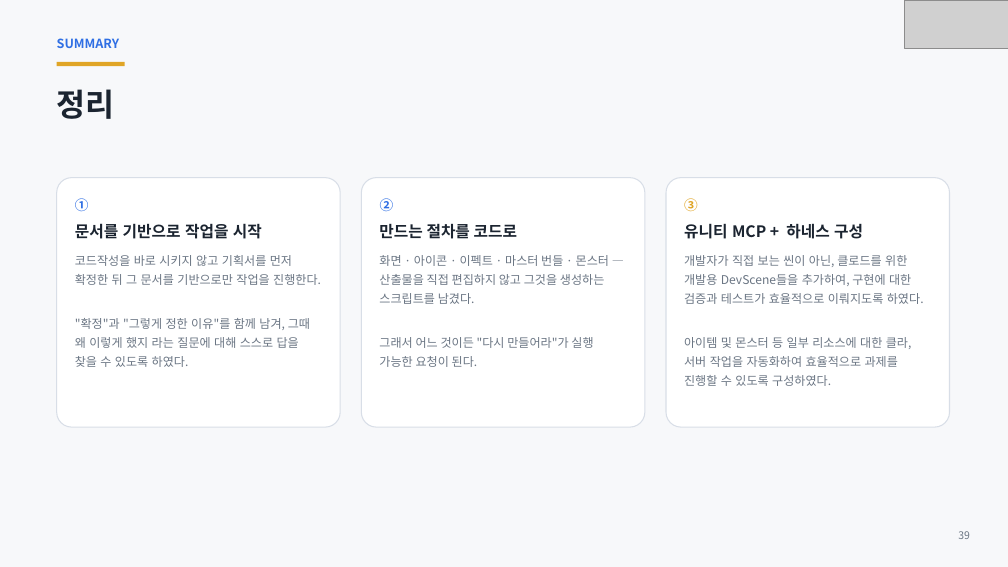
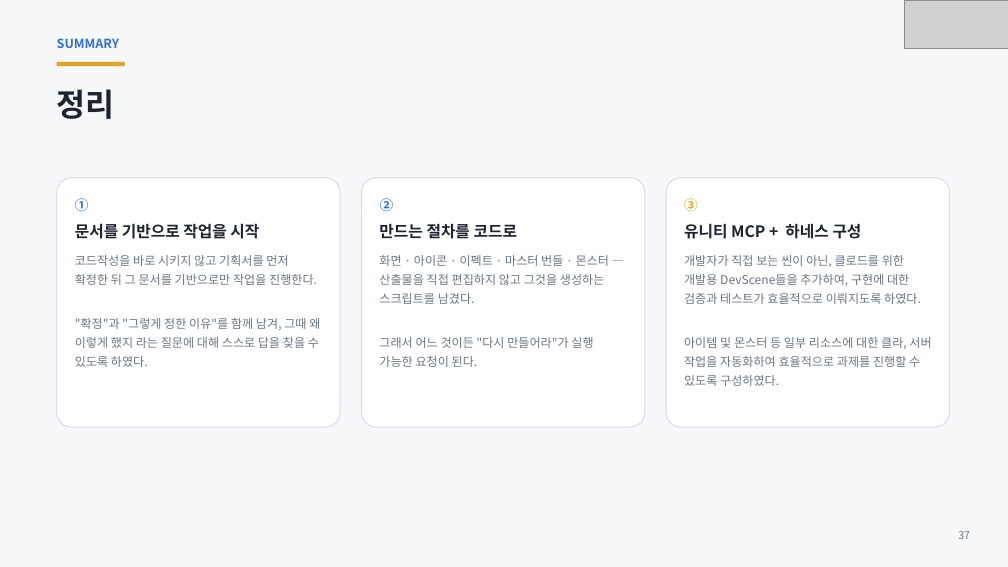
Before and after one commit to ks-wook/com2us-taskbar-hero, a slide deck: slide 37 of docs/com2us-taskbar-hero-발표자료.pptx (slide 39 before the commit). Drawn at 1008x567 pixels with LibreOffice and Linux fonts; fonts in the diff are those of the drawing; grey boxes stand for pictures. Boxes give left, top, right and bottom in pixels: in the first picture for what was removed or moved away, otherwise in the second. Text is boxed around its words. In the diff, an @@ line names an element or a change of style, - is before the commit and + after.

```diff
--- a/docs/com2us-taskbar-hero-발표자료.pptx
+++ b/docs/com2us-taskbar-hero-발표자료.pptx
@@ text "코드작성을 바로 시키지 않고 기획서를 ..." at (75, 255, 319, 367): less space between paragraphs @@
@@ text "개발자가 직접 보는 씬이 아닌, ..." at (684, 255, 931, 386): less space between paragraphs @@
@@ text at (958, 531, 970, 539): text changed @@
-39
+37
```
Also in this commit, not shown: 35 other slides changed, 2 slides added, 4 slides removed, 1 other file.
